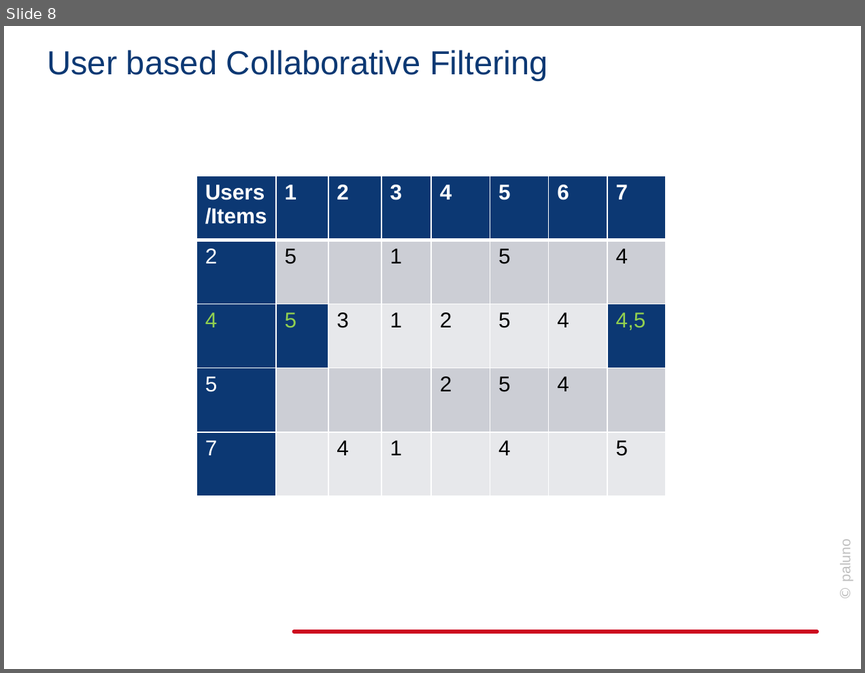
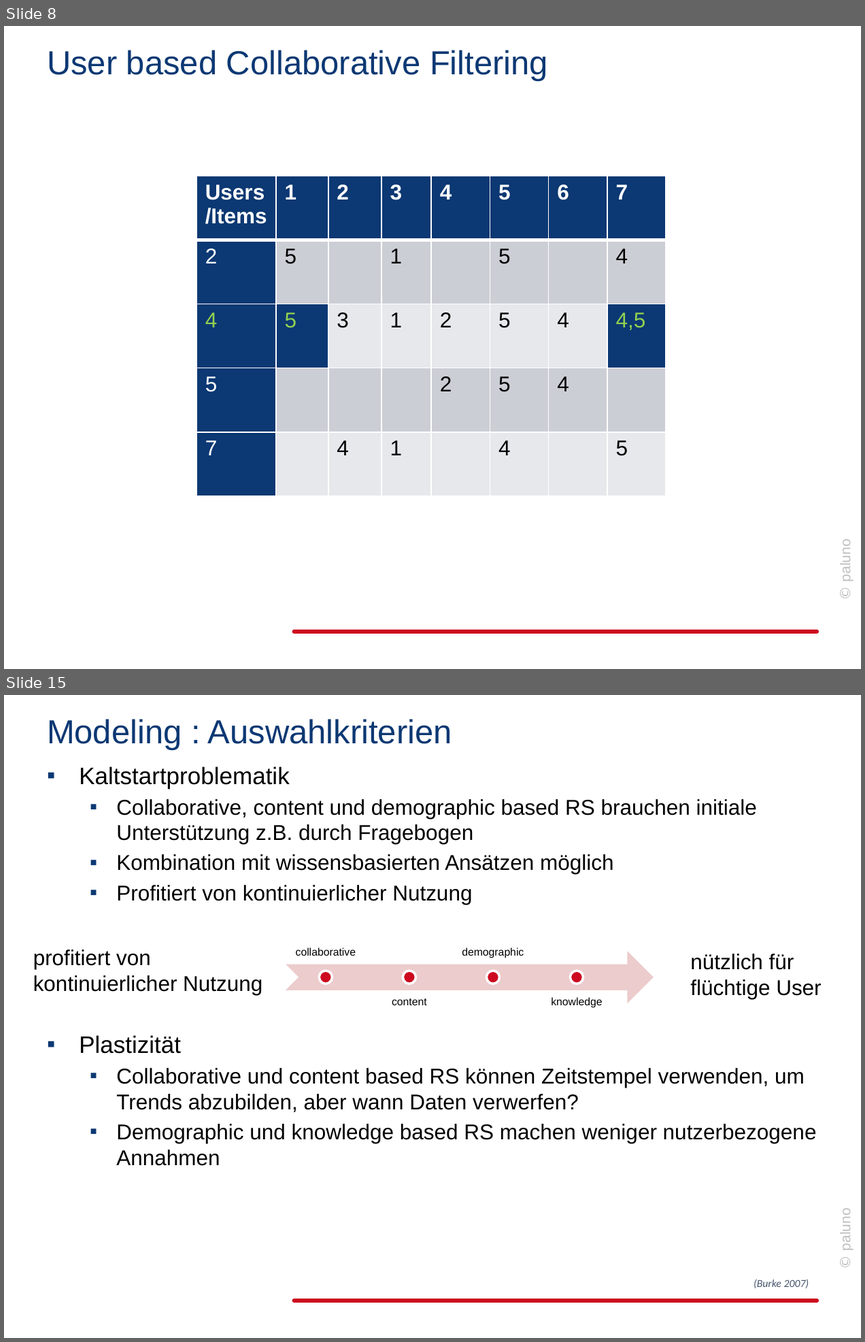
Before and after one commit to jabuettner/citavi, a slide deck: Diss (repo)/Recommender.pptx. Shown one above the other, each under a label of ours: slide 8 before the commit, slides 8 and 15 after it; the slides between them are not shown. The pictures are 865x673 and 865x1342 pixels, drawn with LibreOffice and Linux fonts; fonts in the diff are those of the drawing; background and template pictures are left out. Boxes give left, top, right and bottom in pixels: in the first picture for what was removed or moved away, otherwise in the second. Text is boxed around its words. In the diff, an @@ line names an element or a change of style, - is before the commit and + after.

```diff
--- a/Diss (repo)/Recommender.pptx
+++ b/Diss (repo)/Recommender.pptx
@@ slide 15 added at (4, 695, 861, 1338), background #FFFFFF; not listed: 2 template elements that a slide beside it also shows @@
@@ title added at (47, 719, 452, 750), 28 pt, text #0C3873 @@
+Modeling : Auswahlkriterien
@@ text added at (79, 766, 817, 1166), 18 pt, text #000000 @@
+▪ Kaltstartproblematik
+  ▪ Collaborative, content und demographic based RS brauchen initiale Unterstützung z.B. durch Fragebogen
+  ▪ Kombination mit wissensbasierten Ansätzen möglich
+  ▪ Profitiert von kontinuierlicher Nutzung
+▪ Plastizität
+  ▪ Collaborative und content based RS können Zeitstempel verwenden, um Trends abzubilden, aber wann Daten verwerfen?
+  ▪ Demographic und knowledge based RS machen weniger nutzerbezogene Annahmen
@@ text added at (33, 949, 262, 995), 18 pt, text #000000 @@
+  profitiert von kontinuierlicher Nutzung
@@ text added at (690, 953, 821, 999), 18 pt, text #000000 @@
+nützlich für flüchtige User
@@ group added at (286, 947, 653, 1008): 4 texts, 4 ellipses, 1 notched right arrow @@
+collaborative
+content
+demographic
+knowledge
@@ text added at (753, 1278, 809, 1288), 9 pt, text #44546A, italic @@
+(Burke 2007)
```
Also in this commit, not shown: 5 slides changed, 11 other slides added, 11 slides removed, 5 other files.
